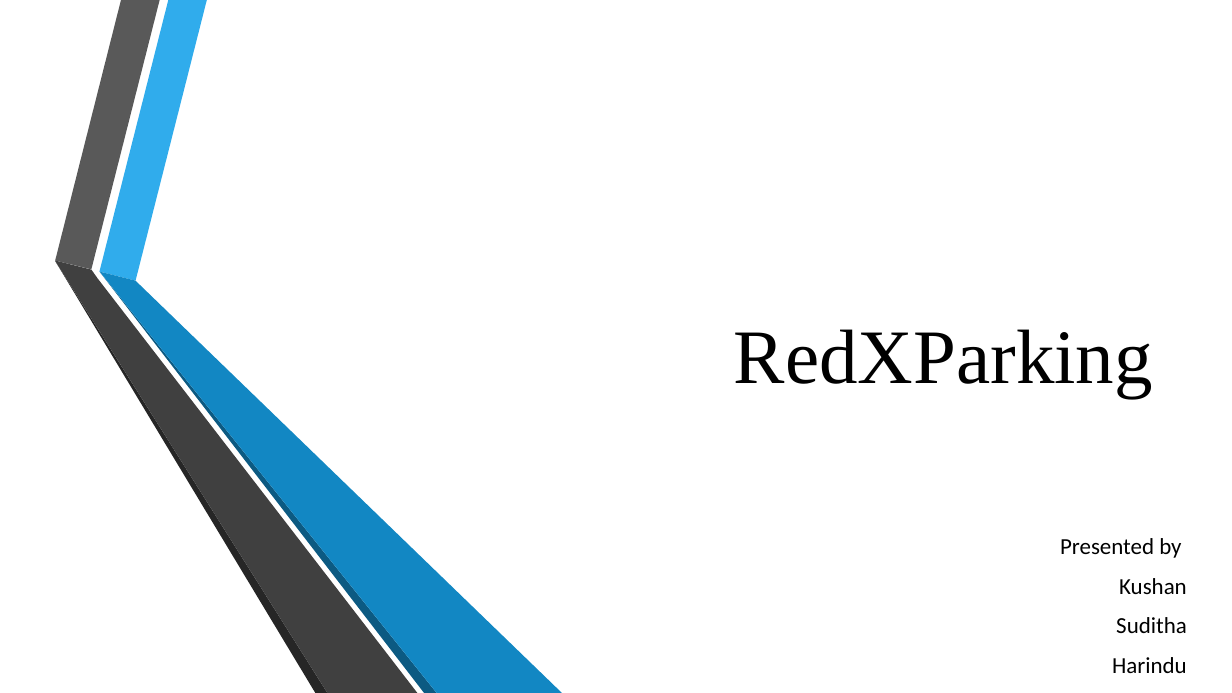
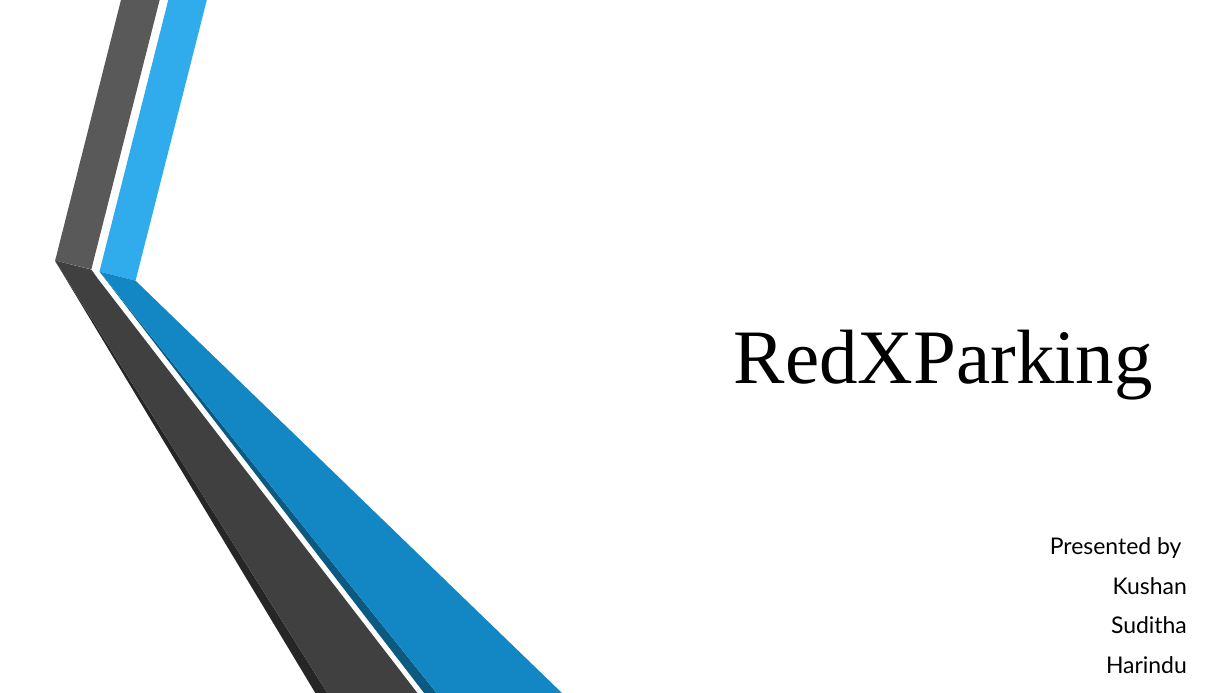
Before and after one commit to SheronSuditha/RedXParking, a slide deck: slide 1 of Presentation/RedXParking.pptx. Drawn at 1232x693 pixels with LibreOffice and Linux fonts; fonts in the diff are those of the drawing; background and template pictures are left out. Boxes give left, top, right and bottom in pixels: in the first picture for what was removed or moved away, otherwise in the second. Text is boxed around its words. In the diff, an @@ line names an element or a change of style, - is before the commit and + after.

```diff
--- a/Presentation/RedXParking.pptx
+++ b/Presentation/RedXParking.pptx
@@ subtitle "Presented by" at box(1050, 537, 1187, 674): font Calibri to Lato @@
```
Also in this commit, not shown: 5 other slides changed.
